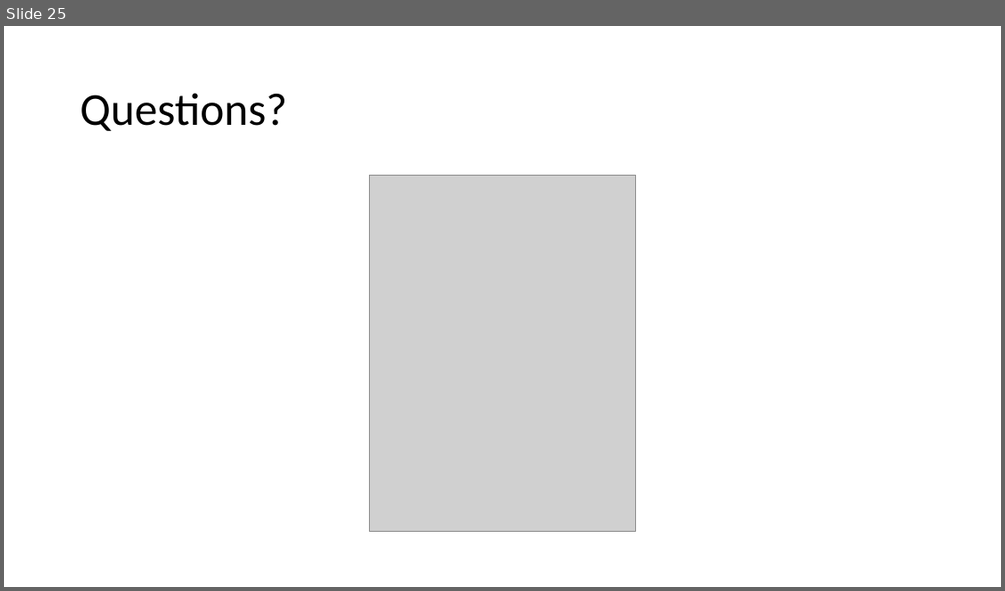
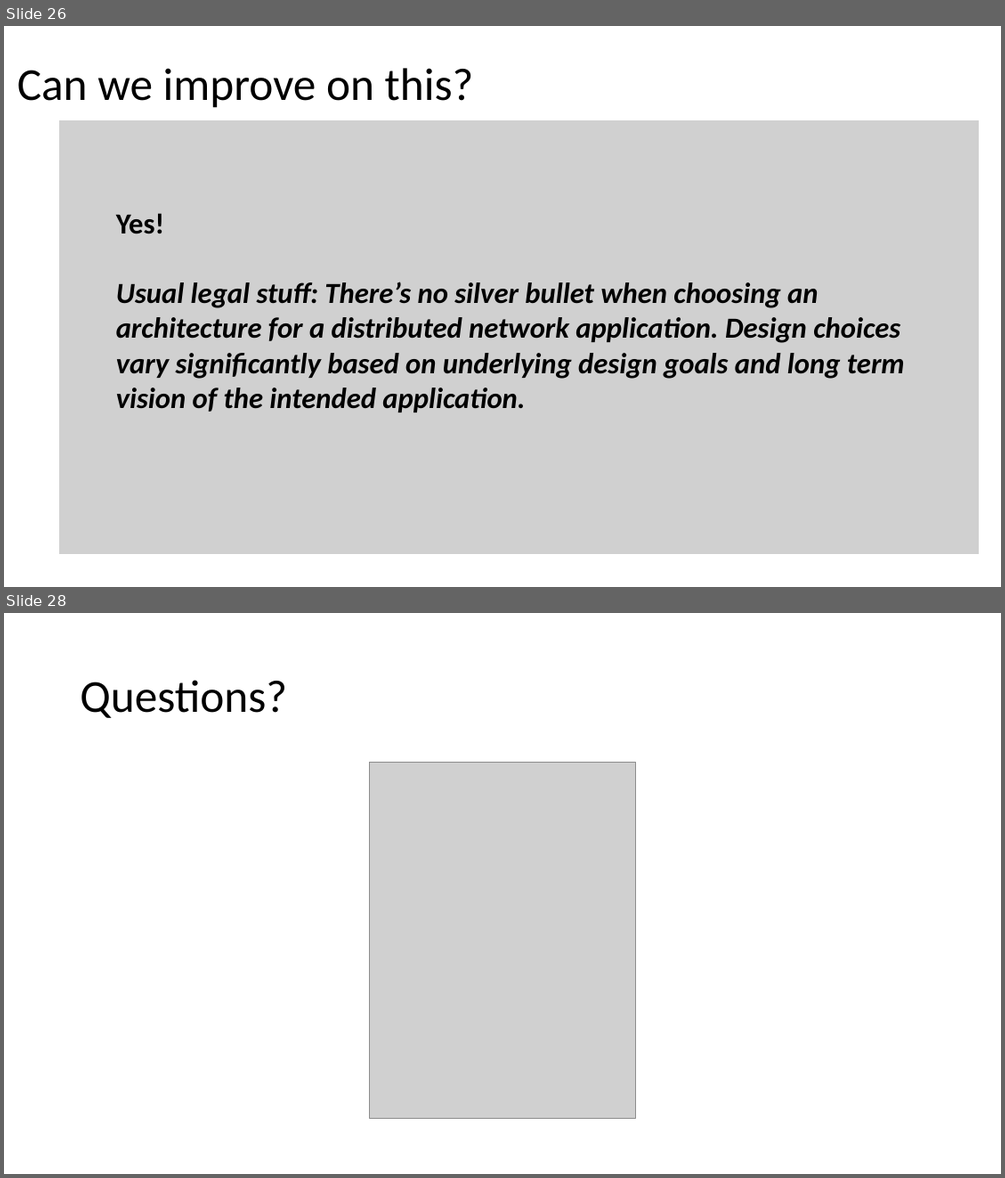
Before and after one commit to batchu/spring-boot-ujug, a slide deck: Spring Boot.pptx. Shown one above the other, each under a label of ours: slide 25 before the commit, slides 26 and 28 after it; the slides between them are not shown. The pictures are 1005x591 and 1005x1178 pixels, drawn with LibreOffice and Linux fonts; fonts in the diff are those of the drawing; grey boxes stand for pictures. Boxes give left, top, right and bottom in pixels: in the first picture for what was removed or moved away, otherwise in the second. Text is boxed around its words. In the diff, an @@ line names an element or a change of style, - is before the commit and + after.

```diff
--- a/Spring Boot.pptx
+++ b/Spring Boot.pptx
@@ slide 26 added at (x1=4, y1=26, x2=1001, y2=587), background #FFFFFF @@
@@ title added at (x1=17, y1=68, x2=474, y2=108), 44 pt, text #000000 @@
+Can we improve on this?
@@ picture added at (x1=59, y1=119, x2=979, y2=555) @@
@@ text added at (x1=116, y1=213, x2=905, y2=412), 28 pt, text #000000, bold, italic @@
+Yes!
+Usual legal stuff: There’s no silver bullet when choosing an architecture for a distributed network application. Design choices vary significantly based on underlying design goals and long term vision of the intended application.
@@ what was slide 25 is now slide 28 @@
```
Also in this commit, not shown: 6 slides changed, 3 other slides added, 1 slide removed.
